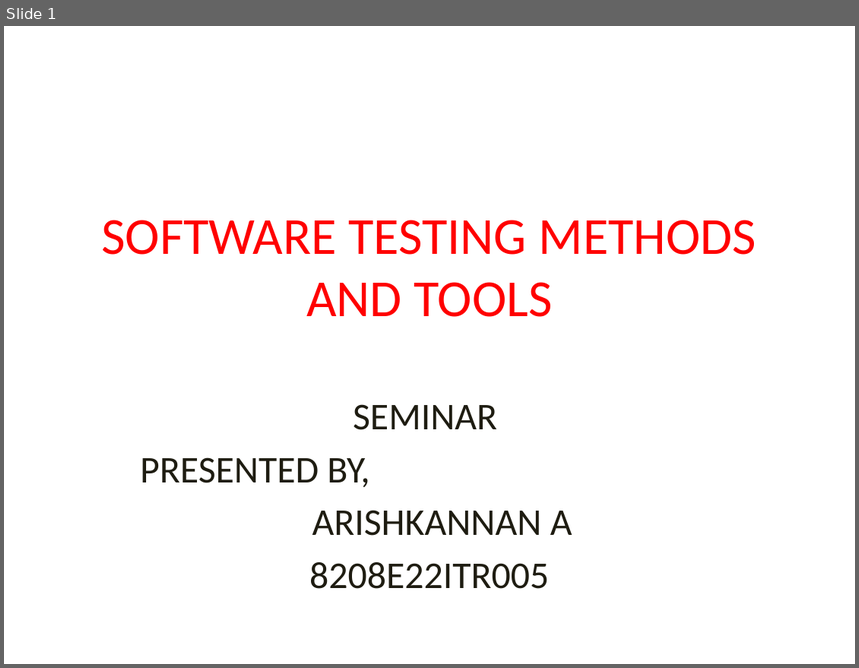
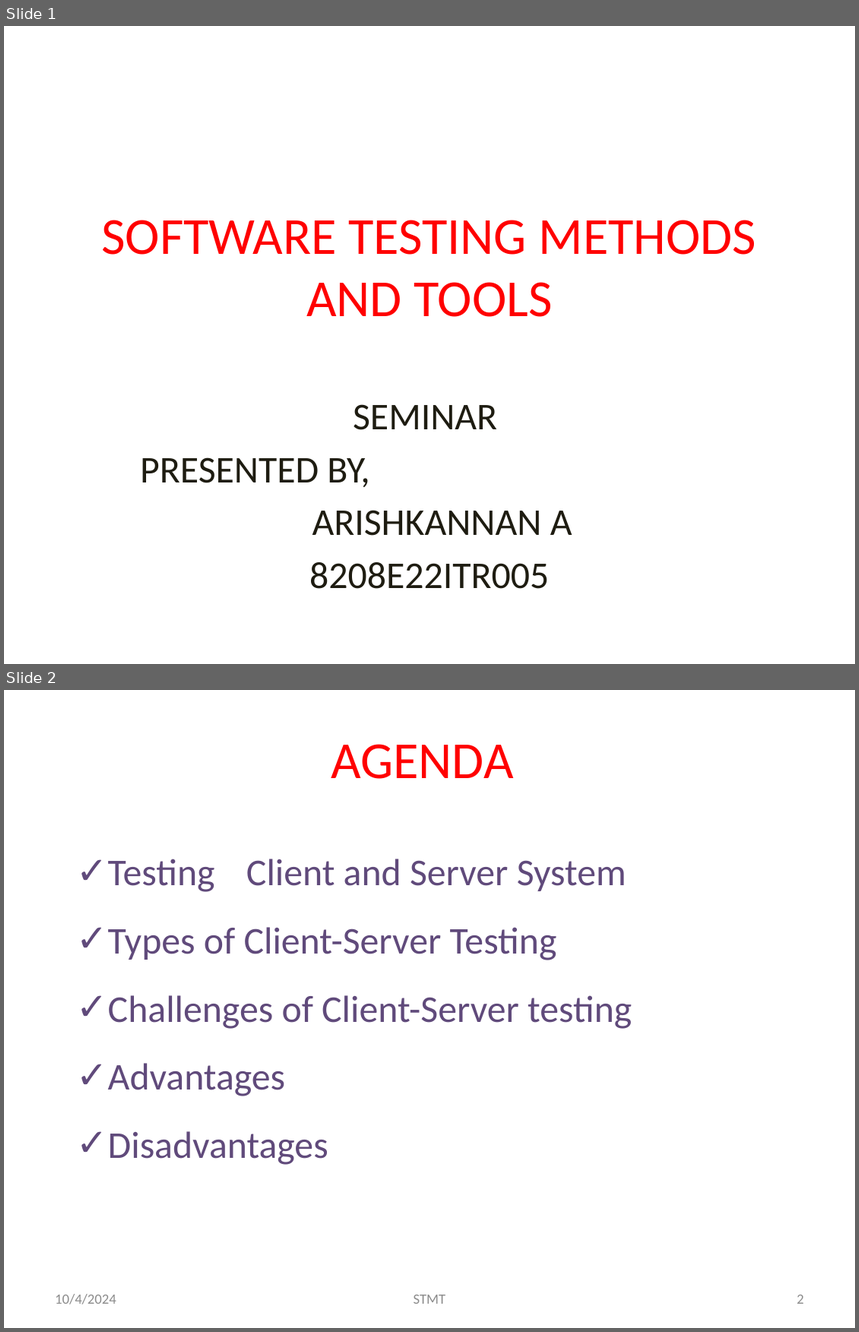
Before and after one commit to Arish5Kannan/resume, a slide deck: SOFTWARE TESTING METHODS AND TOOLS SEMINAR.pptx. Shown one above the other, each under a label of ours: slide 1 before the commit, slides 1 and 2 after it. The pictures are 859x668 and 859x1332 pixels, drawn with LibreOffice and Linux fonts; fonts in the diff are those of the drawing. Boxes give left, top, right and bottom in pixels: in the first picture for what was removed or moved away, otherwise in the second. Text is boxed around its words. In the diff, an @@ line names an element or a change of style, - is before the commit and + after.

```diff
--- a/SOFTWARE TESTING METHODS AND TOOLS SEMINAR.pptx
+++ b/SOFTWARE TESTING METHODS AND TOOLS SEMINAR.pptx
@@ slide 2 added at bbox=[4, 690, 855, 1328], background #FFFFFF @@
@@ title added at bbox=[331, 744, 513, 779], 44 pt, text #FF0000 @@
+AGENDA
@@ text added at bbox=[108, 859, 632, 1165], 32 pt, text #604A7B @@
+✓ Testing Client and Server System
+✓ Types of Client-Server Testing
+✓ Challenges of Client-Server testing
+✓ Advantages
+✓ Disadvantages
@@ text added at bbox=[55, 1294, 116, 1305], 12 pt, text #8C8C8C @@
+10/4/2024
@@ text added at bbox=[414, 1295, 446, 1304], 12 pt, text #8C8C8C @@
+STMT
@@ page number added at bbox=[797, 1295, 804, 1304], 12 pt, text #8C8C8C @@
+2
```
Also in this commit, not shown: 11 slides changed.
